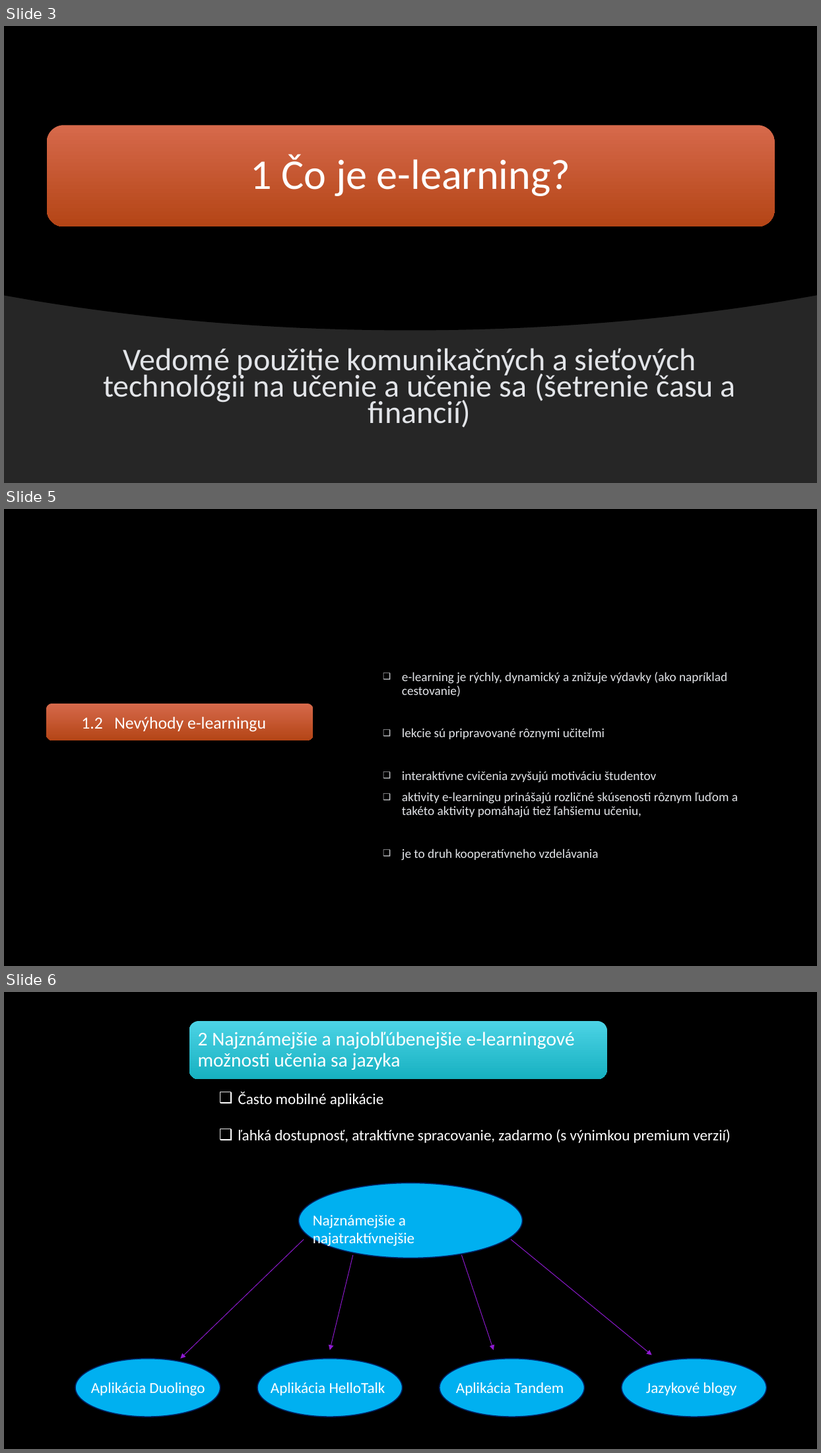
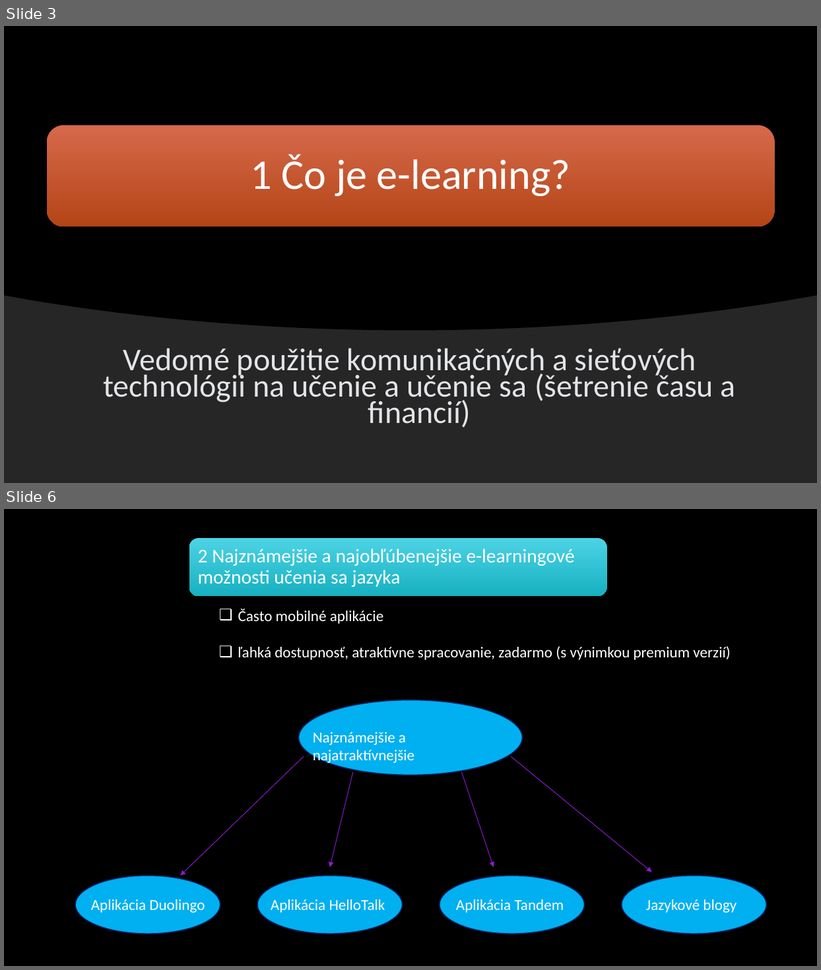
Before and after one commit to RichardSzarka/Semestralna_praca_MIP, a slide deck: Prezentacia_clanok.pptx. Shown one above the other, each under a label of ours: slides 3, 5 and 6 before the commit, slides 3 and 6 after it; the slides between them are not shown. The pictures are 821x1453 and 821x970 pixels, drawn with LibreOffice and Linux fonts; fonts in the diff are those of the drawing; background and template pictures are left out. Boxes give left, top, right and bottom in pixels: in the first picture for what was removed or moved away, otherwise in the second. Text is boxed around its words. In the diff, an @@ line names an element or a change of style, - is before the commit and + after.

```diff
--- a/Prezentacia_clanok.pptx
+++ b/Prezentacia_clanok.pptx
@@ slide 5 removed at bbox=[4, 509, 817, 966], background picture (left out) @@
@@ text removed at bbox=[402, 672, 738, 861] @@
-❑ e-learning je rýchly, dynamický a znižuje výdavky (ako napríklad cestovanie)
-❑ lekcie sú pripravované rôznymi učiteľmi
-❑ interaktívne cvičenia zvyšujú motiváciu študentov
-❑ aktivity e-learningu prinášajú rozličné skúsenosti rôznym ľuďom a takéto aktivity pomáhajú tiež ľahšiemu učeniu,
-❑ je to druh kooperatívneho vzdelávania
@@ rounded rectangle removed at bbox=[46, 704, 314, 741] @@
@@ text removed at bbox=[81, 717, 266, 732] @@
-1.2 Nevýhody e-learningu
```
Also in this commit, not shown: 3 slides changed, 1 slide added, 4 other files.
